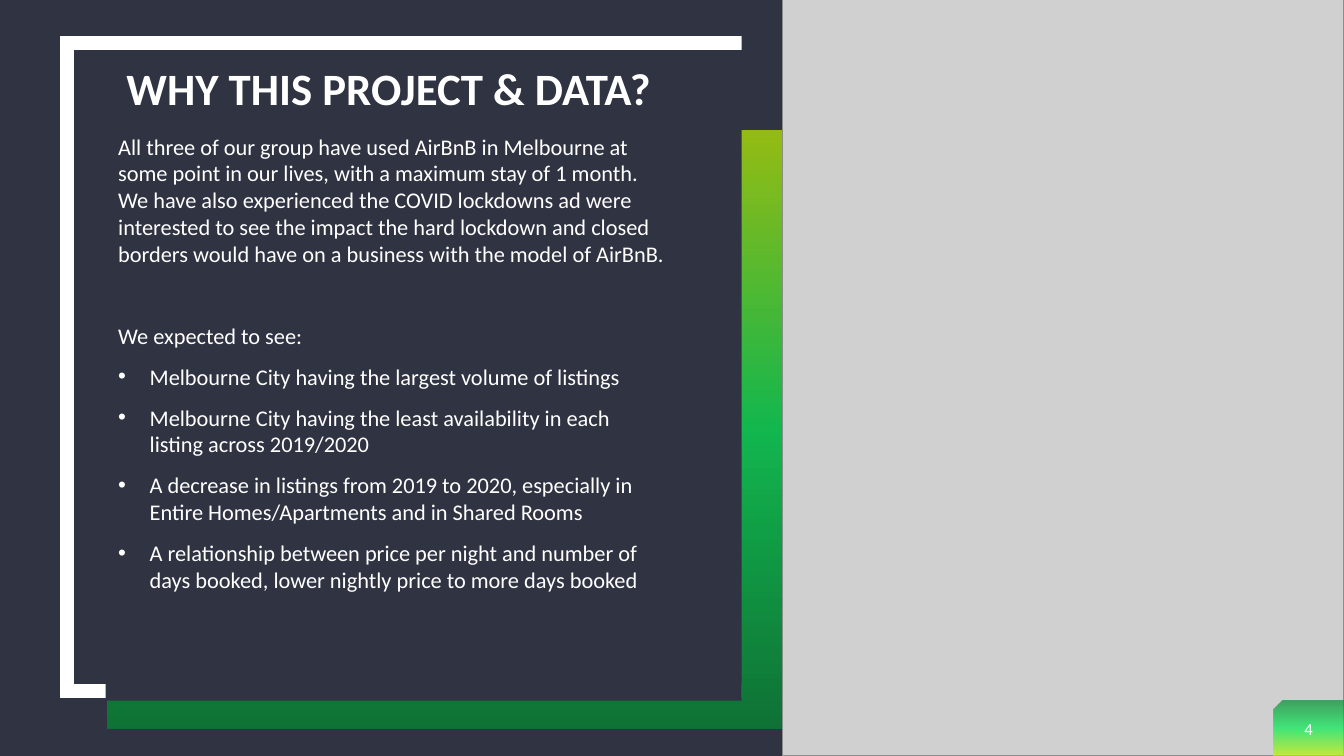
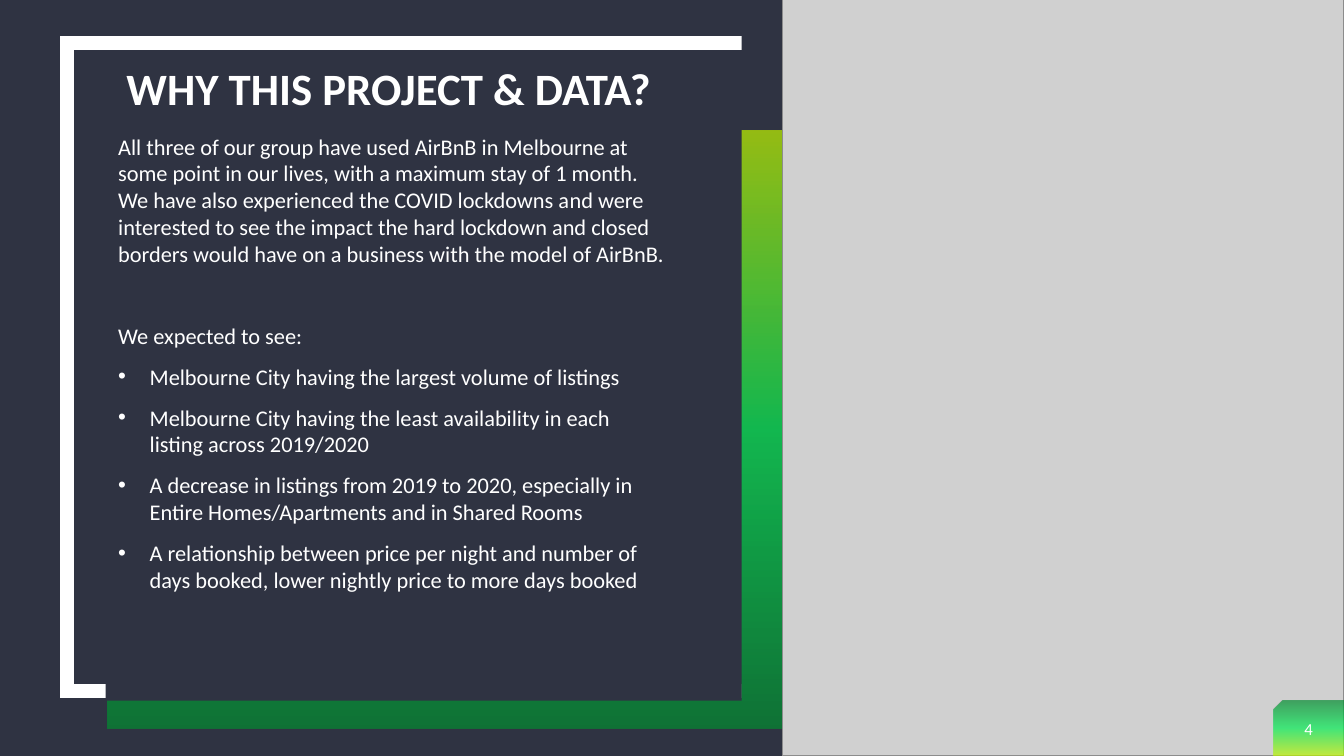
Before and after one commit to cjdance/Project_1, a slide deck: slide 4 of AirBnb Project - Sherin, Neena and Cody.pptx. Drawn at 1344x756 pixels with LibreOffice and Linux fonts; fonts in the diff are those of the drawing; grey boxes stand for pictures. Boxes give left, top, right and bottom in pixels: in the first picture for what was removed or moved away, otherwise in the second. Text is boxed around its words. In the diff, an @@ line names an element or a change of style, - is before the commit and + after.

```diff
--- a/AirBnb Project - Sherin, Neena and Cody.pptx
+++ b/AirBnb Project - Sherin, Neena and Cody.pptx
@@ text at (x1=118, y1=139, x2=663, y2=262): text changed @@
-All three of our group have used AirBnB in Melbourne at some point in our lives, with a maximum stay of 1 month. We have also experienced the COVID lockdowns ad were interested to see the impact the hard lockdown and closed borders would have on a business with the model of AirBnB.
+All three of our group have used AirBnB in Melbourne at some point in our lives, with a maximum stay of 1 month. We have also experienced the COVID lockdowns and were interested to see the impact the hard lockdown and closed borders would have on a business with the model of AirBnB.
```
Also in this commit, not shown: 11 other slides changed.
